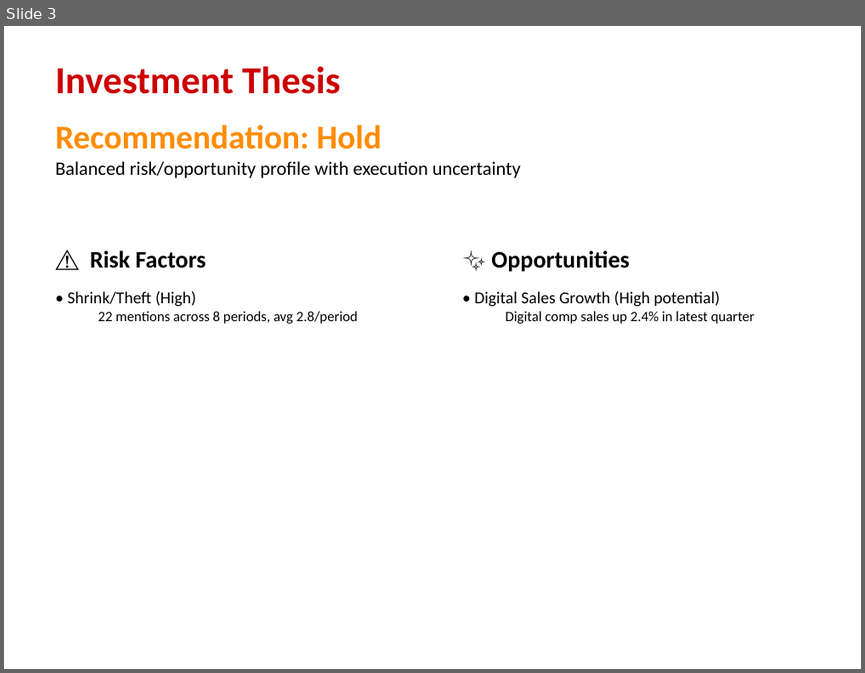
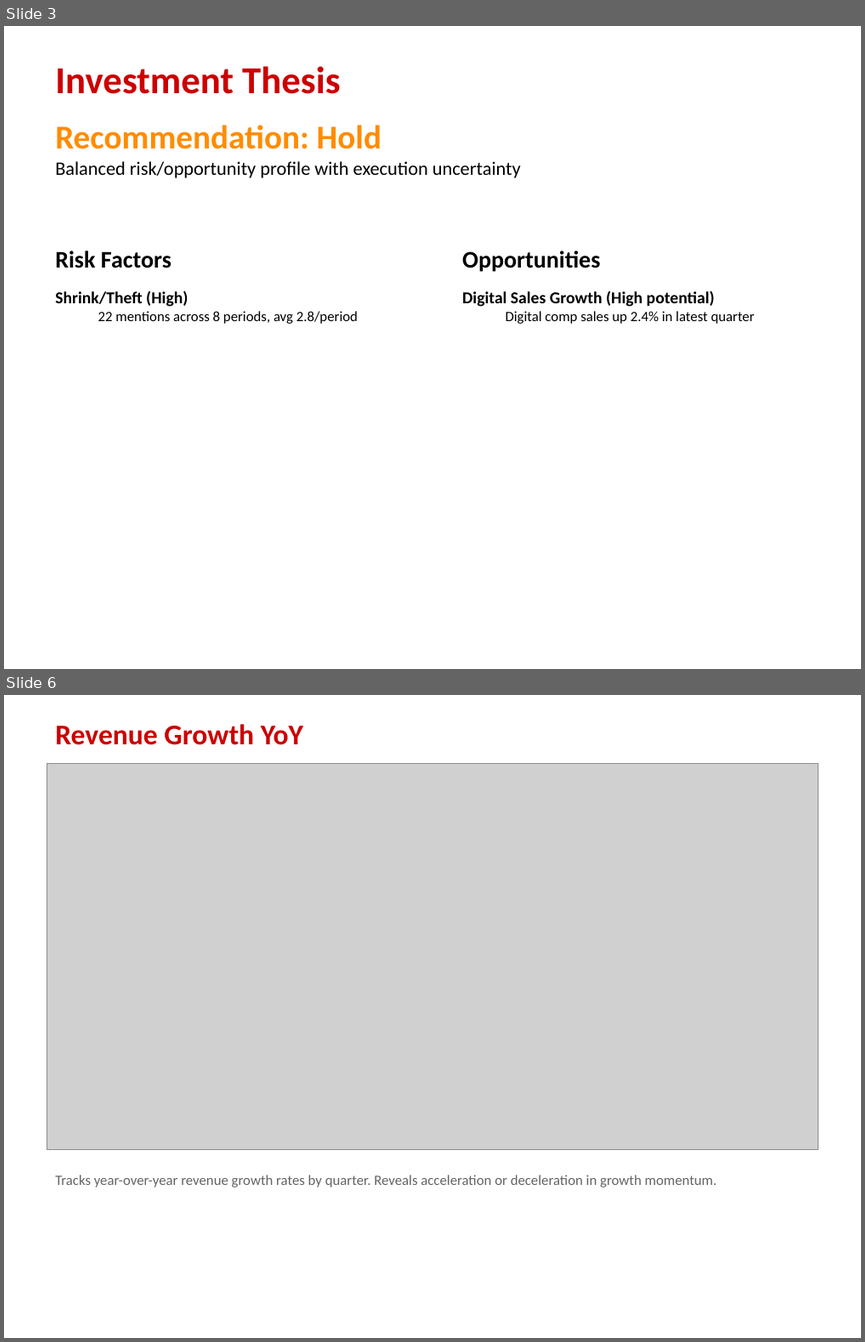
Before and after one commit to Alexander-Lombardo/financial-analyst-project, a slide deck: output/Target_Financial_Analysis.pptx. Shown one above the other, each under a label of ours: slide 3 before the commit, slides 3 and 6 after it; the slides between them are not shown. The pictures are 865x673 and 865x1342 pixels, drawn with LibreOffice and Linux fonts; fonts in the diff are those of the drawing; grey boxes stand for pictures. Boxes give left, top, right and bottom in pixels: in the first picture for what was removed or moved away, otherwise in the second. Text is boxed around its words. In the diff, an @@ line names an element or a change of style, - is before the commit and + after.

```diff
--- a/output/Target_Financial_Analysis.pptx
+++ b/output/Target_Financial_Analysis.pptx
@@ slide 6 added at <box>4,695,861,1338</box>, background #FFFFFF @@
@@ text added at <box>55,724,303,745</box>, 24 pt, text #CC0000, bold @@
+Revenue Growth YoY
@@ picture added at <box>46,764,818,1149</box> @@
@@ text added at <box>55,1174,717,1187</box>, 12 pt, text #646464 @@
+Tracks year-over-year revenue growth rates by quarter. Reveals acceleration or deceleration in growth momentum.
@@ slide 3 changed as well @@
@@ text at <box>55,250,188,306</box>: text changed; bold on @@
-⚠️ Risk Factors
-• Shrink/Theft (High)
+Risk Factors
+Shrink/Theft (High)
@@ text at <box>462,250,715,306</box>: text changed; bold on @@
-✨ Opportunities
-• Digital Sales Growth (High potential)
+Opportunities
+Digital Sales Growth (High potential)
```
Also in this commit, not shown: 1 other slide changed, 29 other slides added, 14 slides removed, 51 other files.
